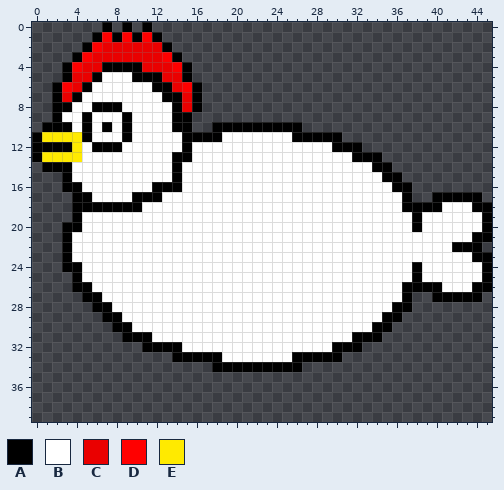
One commit to this pixel-art sprite: media/hen.png. The picture above is the old version.
The file is 46x40 pixels.
Palette (. is transparent): A #000000  B #ffffff  C #ea0000  D #ff0000  E #ffea00
Pixels before, first column x 0:
 0 .......A.A.A..................................
 1 ......ADADADA.................................
 2 .....ADCCCCCCA................................
 3 ....ADCCCCCCCDA...............................
 4 ...ADCCAAAACCCDA..............................
 5 ...ACCABBBAAACCA..............................
 6 ..ADCABBBBBBAACDA.............................
 7 ..ACABBBBBBBBAACA.............................
 8 ..AABBAAABBBBBACA.............................
 9 ..ABBABBBABBBBAA..............................
10 .AAABABABABBBBAA..AAAAAAAAA...................
11 AEEEEABBBABBBBBAAAABBBBBBBAAAAA...............
12 AAAAEBAAABBBBBBABBBBBBBBBBBBBBAAA.............
13 AEEEEBBBBBBBBBAABBBBBBBBBBBBBBBBAAA...........
14 .AAABBBBBBBBBBABBBBBBBBBBBBBBBBBBBAA..........
15 ...ABBBBBBBBBBABBBBBBBBBBBBBBBBBBBBAA.........
16 ...AABBBBBBBAAABBBBBBBBBBBBBBBBBBBBBAA........
17 ....AABBBBAAABBBBBBBBBBBBBBBBBBBBBBBBA..AAAAA.
18 ....AAAAAAABBBBBBBBBBBBBBBBBBBBBBBBBBAAAABBBAA
19 ....ABBBBBBBBBBBBBBBBBBBBBBBBBBBBBBBBBABBBBBBA
20 ...AABBBBBBBBBBBBBBBBBBBBBBBBBBBBBBBBBABBBBBBA
21 ...ABBBBBBBBBBBBBBBBBBBBBBBBBBBBBBBBBBBBBBBBAA
22 ...ABBBBBBBBBBBBBBBBBBBBBBBBBBBBBBBBBBBBBBAAA.
23 ...ABBBBBBBBBBBBBBBBBBBBBBBBBBBBBBBBBBBBBBBBAA
24 ...AABBBBBBBBBBBBBBBBBBBBBBBBBBBBBBBBBABBBBBBA
25 ....ABBBBBBBBBBBBBBBBBBBBBBBBBBBBBBBBBABBBBBBA
26 ....AABBBBBBBBBBBBBBBBBBBBBBBBBBBBBBBAAAABBBAA
27 .....AABBBBBBBBBBBBBBBBBBBBBBBBBBBBBBA..AAAAA.
28 ......AABBBBBBBBBBBBBBBBBBBBBBBBBBBBAA........
29 .......AABBBBBBBBBBBBBBBBBBBBBBBBBBAA.........
30 ........AABBBBBBBBBBBBBBBBBBBBBBBBAA..........
31 .........AAABBBBBBBBBBBBBBBBBBBBAAA...........
32 ...........AAAABBBBBBBBBBBBBBBAAA.............
33 ..............AAAAABBBBBBBAAAAA...............
34 ..................AAAAAAAAA...................
After the commit:
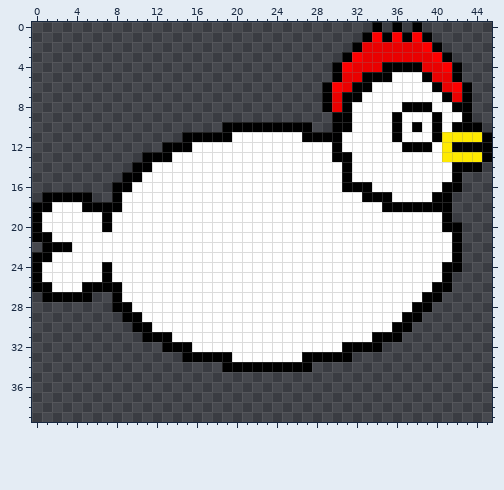
The exact change:
y 0: x 7 A -> .; x 9 A -> .; x 11 A -> .; x 34 . -> A; x 36 . -> A; x 38 . -> A
y 1: x 6..12 ADADADA -> .......; x 33..39 ....... -> ADADADA
y 2: x 5..13 ADCCCCCCA -> .........; x 32..40 ......... -> ACCCCCCDA
y 3: x 4..14 ADCCCCCCCDA -> ...........; x 31..41 ........... -> ADCCCCCCCDA
y 4: x 3..15 ADCCAAAACCCDA -> .............; x 30..42 ............. -> ADCCCAAAACCDA
y 5: x 3..15 ACCABBBAAACCA -> .............; x 30..42 ............. -> ACCAAABBBACCA
y 6: x 2..16 ADCABBBBBBAACDA -> ...............; x 29..43 ............... -> ADCAABBBBBBACDA
y 7: x 2..16 ACABBBBBBBBAACA -> ...............; x 29..43 ............... -> ACAABBBBBBBBACA
y 8: x 2..16 AABBAAABBBBBACA -> ...............; x 29..43 ............... -> ACABBBBBAAABBAA
y 9: x 2..15 ABBABBBABBBBAA -> ..............; x 30..43 .............. -> AABBBBABBBABBA
y 10: x 1..15 AAABABABABBBBAA -> ...............; x 18 A -> .; x 27 . -> A; x 30..44 ............... -> AABBBBABABABAAA
y 11: x 0..14 AEEEEABBBABBBBB -> ...............; x 19 B -> A; x 26 A -> B; x 31..45 ............... -> BBBBBABBBAEEEEA
y 12: x 0..14 AAAAEBAAABBBBBB -> .............AA; x 31..45 AA............. -> BBBBBBAAABEAAAA
y 13: x 0..15 AEEEEBBBBBBBBBAA -> ...........AAABB; x 30..45 BBAAA........... -> AABBBBBBBBBEEEEA
y 14: x 1..11 AAABBBBBBBB -> .........AA; x 14 A -> B; x 31 B -> A; x 34..44 AA......... -> BBBBBBBBAAA
y 15: x 3..10 ABBBBBBB -> ......AA; x 14 A -> B; x 31 B -> A; x 35..42 AA...... -> BBBBBBBA
y 16: x 3..9 AABBBBB -> .....AA; x 12..14 AAA -> BBB; x 31..33 BBB -> AAA; x 36..42 AA..... -> BBBBBAA
y 17: x 1..3 ... -> AAA; x 6..8 BBB -> ..A; x 10..12 AAA -> BBB; x 33..35 BBB -> AAA; x 37..39 A.. -> BBB; x 42..44 AAA -> ...
y 18: x 0..4 ....A -> AABBB; x 9..10 AA -> BB; x 35..36 BB -> AA; x 41..45 BBBAA -> A....
y 19: x 0..4 ....A -> ABBBB; x 7 B -> A; x 38 A -> B; x 41..45 BBBBA -> A....
y 20: x 0..4 ...AA -> ABBBB; x 7 B -> A; x 38 A -> B; x 41..45 BBBBA -> AA...
y 21: x 0..3 ...A -> AABB; x 42..45 BBAA -> A...
y 22: x 1..2 .. -> AA; x 43..44 AA -> ..
y 23: x 0..3 ...A -> AABB; x 42..45 BBAA -> A...
y 24: x 0..4 ...AA -> ABBBB; x 7 B -> A; x 38 A -> B; x 41..45 BBBBA -> AA...
y 25: x 0..4 ....A -> ABBBB; x 7 B -> A; x 38 A -> B; x 41..45 BBBBA -> A....
y 26: x 0..4 ....A -> AABBB; x 6..8 BBB -> AAA; x 37..39 AAA -> BBB; x 41..45 BBBAA -> A....
y 27: x 1..4 .... -> AAAA; x 6..8 ABB -> ..A; x 37..39 A.. -> BBA; x 41..44 AAAA -> ....
y 28: x 6..9 AABB -> ..AA; x 36..39 AA.. -> BBAA
y 29: x 7..10 AABB -> ..AA; x 35..38 AA.. -> BBAA
y 30: x 8..11 AABB -> ..AA; x 34..37 AA.. -> BBAA
y 31: x 9..10 AA -> ..; x 12..13 BB -> AA; x 32..33 AA -> BB; x 35..36 .. -> AA
y 32: x 11..12 AA -> ..; x 15 B -> A; x 30 A -> B; x 33..34 .. -> AA
y 33: x 14 A -> .; x 19 B -> A; x 26 A -> B; x 31 . -> A
y 34: x 18 A -> .; x 27 . -> A
Changed places in both pictures, as pixel boxes (x1, y1, x2, y2):
changed: (32, 22, 232, 372)
changed: (292, 22, 492, 372)
